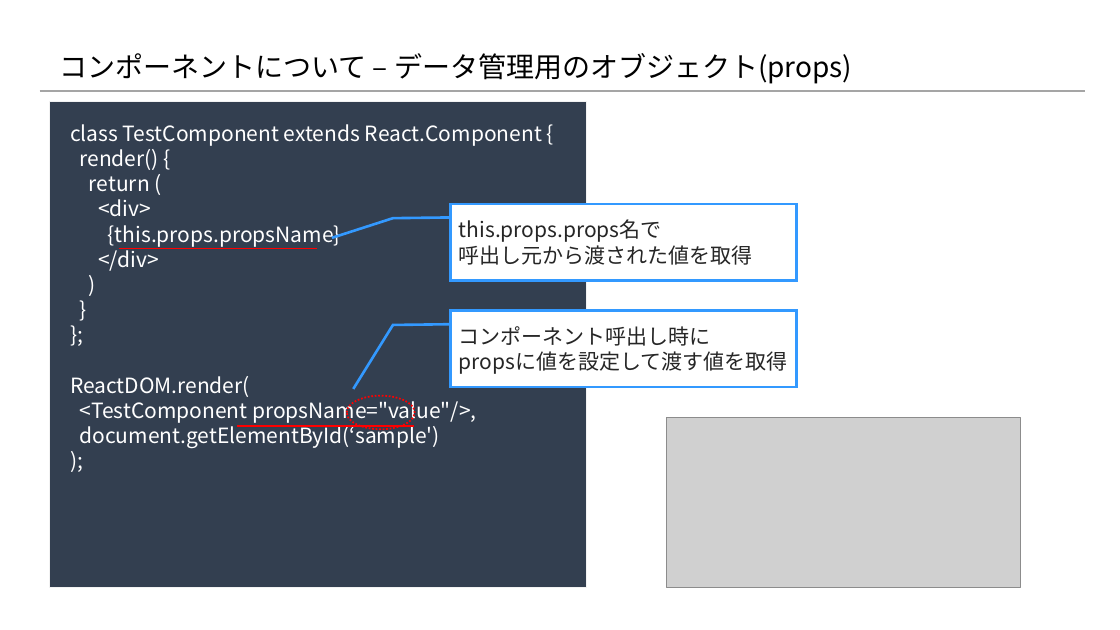
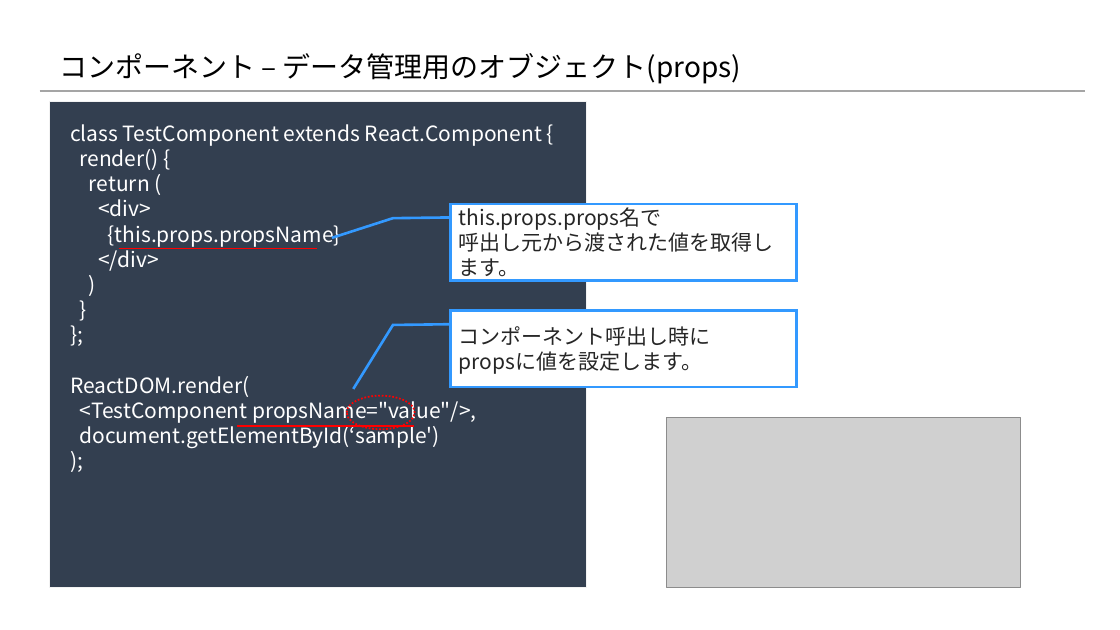
Before and after one commit to 2018SYSTEMI34/diary, a slide deck: slide 5 of doc/02_SlideShare/01.ネタ/２_Reactの基礎/2-2_Reactの基礎知識 ～コンポーネント編～.pptx. Drawn at 1120x630 pixels with LibreOffice and Linux fonts; fonts in the diff are those of the drawing; grey boxes stand for pictures; background and template pictures are left out. Boxes give left, top, right and bottom in pixels: in the first picture for what was removed or moved away, otherwise in the second. Text is boxed around its words. In the diff, an @@ line names an element or a change of style, - is before the commit and + after.

```diff
--- a/doc/02_SlideShare/01.ネタ/２_Reactの基礎/2-2_Reactの基礎知識 ～コンポーネント編～.pptx
+++ b/doc/02_SlideShare/01.ネタ/２_Reactの基礎/2-2_Reactの基礎知識 ～コンポーネント編～.pptx
@@ title at (x1=59, y1=53, x2=741, y2=84): text changed @@
-コンポーネントについて – データ管理用のオブジェクト(props)
+コンポーネント – データ管理用のオブジェクト(props)
@@ text in border callout at (x1=459, y1=229, x2=774, y2=280): text changed @@
-呼出し元から渡された値を取得
+呼出し元から渡された値を取得します。
@@ text in border callout at (x1=459, y1=351, x2=702, y2=374): text changed @@
-propsに値を設定して渡す値を取得
+propsに値を設定します。
```
Also in this commit, not shown: 7 other slides changed, 2 other files.
